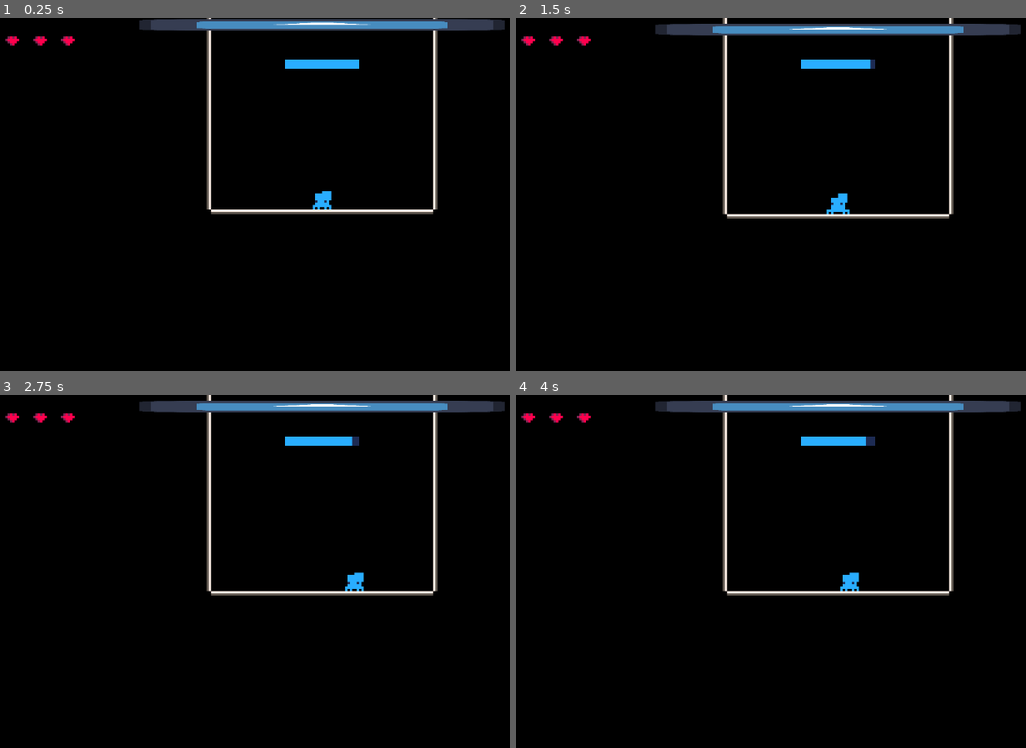
Above: before the commit, frames 1-4 (two rows, left to right).
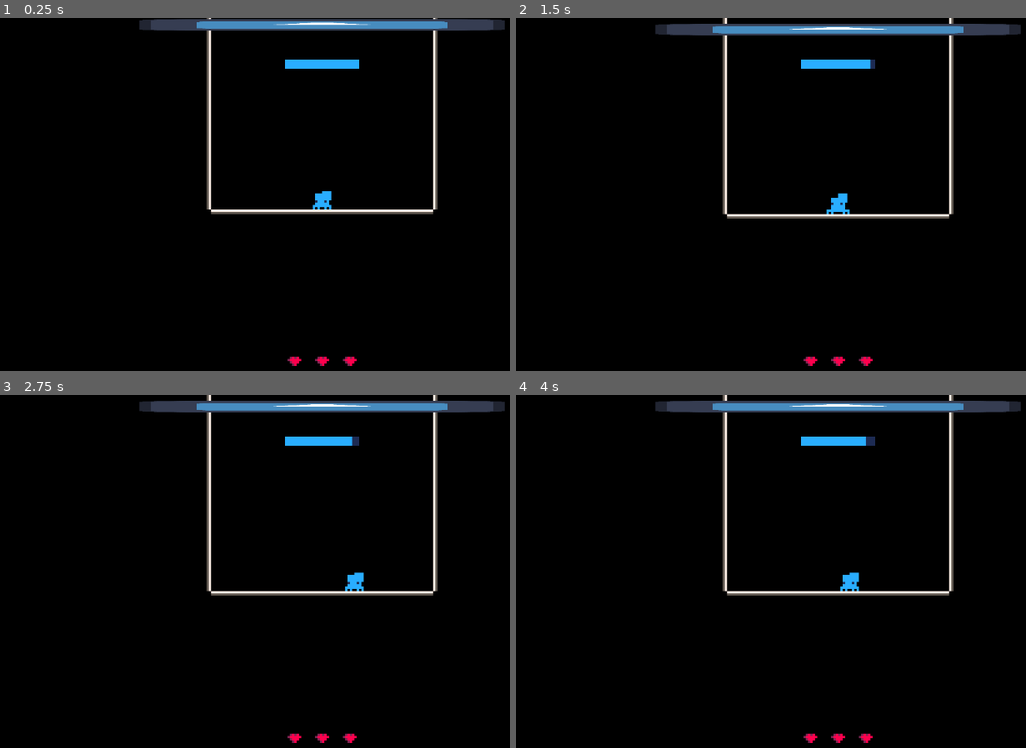
Above: after the commit, the same moments.

Repository: Flamenccio/spider-jump
Game: Godot game, scene res://game.tscn
Two runs of this game, one before a commit and one after it. Both use one fixed random seed, a clock stepped at 60 frames per second and the inputs below. The engine's default icon, where the game draws it, is replaced by a stand-in: a white triangle on a blue panel in a dark square.
Inputs (mouse positions are in pixels of both pictures, inside the frame that each line leads up to):
- Up to frame 1 (0.25 s): no input
- Up to frame 2 (1.5 s): tap Enter at 0.5 s; move the mouse to (985, 187) at 0.52 s; press the mouse at (985, 187) at 0.53 s; hold D (move_right) 0.53-1.25 s; release the mouse at (985, 187) at 1.25 s; drag from (704, 222) to (837, 28) at 1.27 s
- Up to frame 3 (2.75 s): tap Space at 2 s; move the mouse to (387, 500) at 2.02 s; hold D (move_right) from 2.03 s (still down); tap Delete at 2.1 s
- Up to frame 4 (4 s): release D (move_right) at 2.75 s; drag from (806, 656) to (837, 405) at 2.77 s; tap Enter at 3.5 s; move the mouse to (outside the picture) at 3.52 s; hold A (move_left) from 3.53 s (still down); tap V at 3.6 s

The runs differ from the first frame. In frame 1, 0.3% of the frame differs, in the area x 0-70%, y 5-99%; in frame 2, 0.3%; in frame 3, 0.3%; in frame 4, 0.3%.

Commit message:
reposition health bar

Diff:
--- a/scenes/hud.tscn
+++ b/scenes/hud.tscn
@@ -59,15 +59,24 @@
 
 [node name="MarginContainer2" type="MarginContainer" parent="."]
 layout_mode = 1
-offset_left = 24.0
-offset_top = 24.0
-offset_right = 56.0
-offset_bottom = 32.0
+anchors_preset = 7
+anchor_left = 0.5
+anchor_top = 1.0
+anchor_right = 0.5
+anchor_bottom = 1.0
+offset_left = -16.0
+offset_top = -69.0
+offset_right = 16.0
+offset_bottom = -61.0
+grow_horizontal = 2
+grow_vertical = 0
 scale = Vector2(4, 4)
+pivot_offset = Vector2(16, 0)
 
 [node name="HFlowContainer" type="HFlowContainer" parent="MarginContainer2"]
 layout_mode = 2
 size_flags_vertical = 0
+alignment = 1
 script = ExtResource("3_uo2fv")
 
 [node name="Life" type="TextureRect" parent="MarginContainer2/HFlowContainer"]
